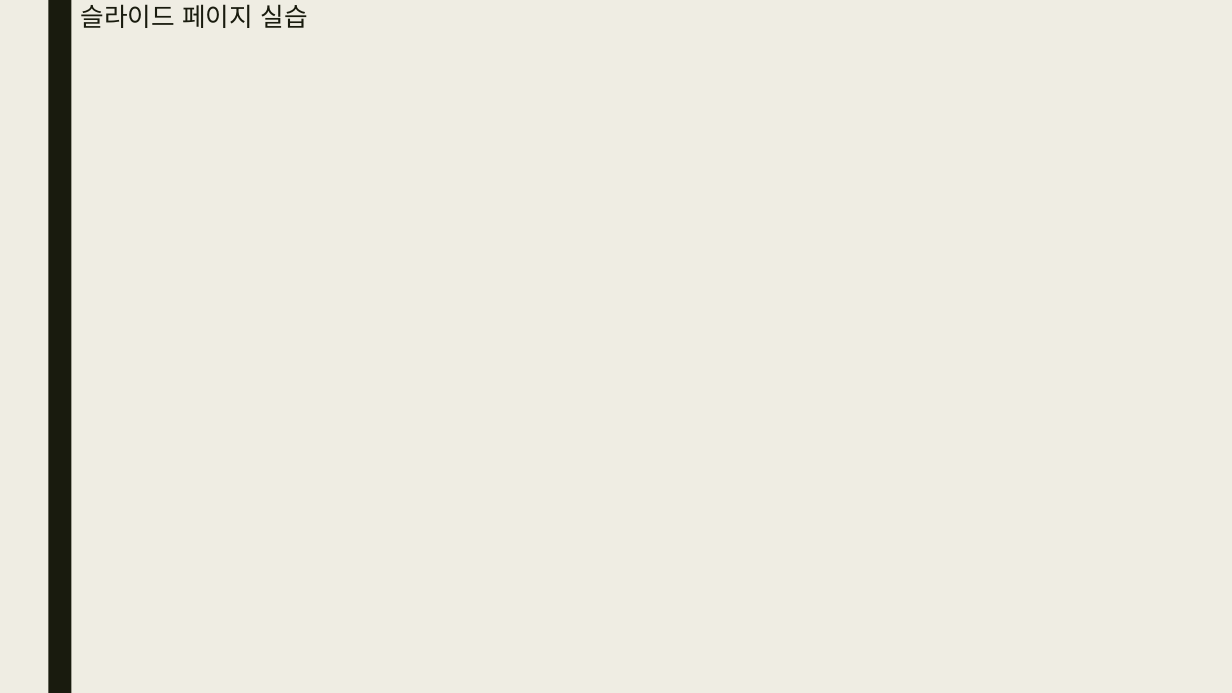
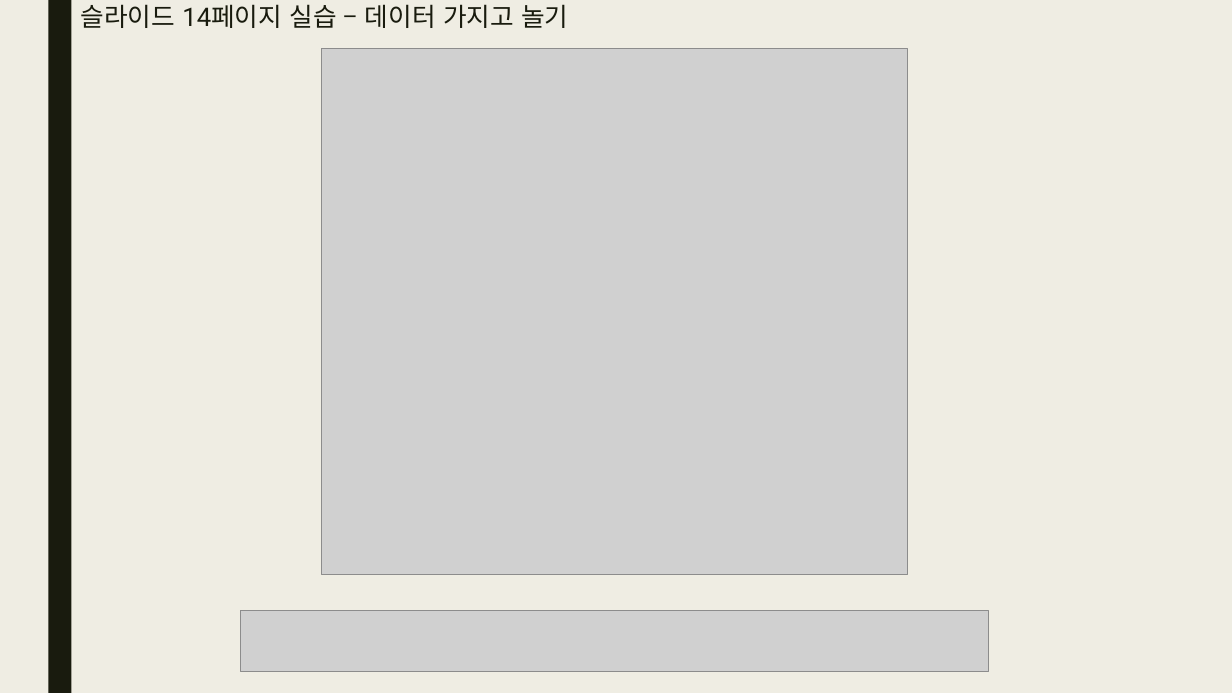
Before and after one commit to bino0130/politec-database, a slide deck: slide 34 of 데이터베이스프로그래밍 과제/20230518 데이터베이스 3강 과제 남정현.pptx (slide 27 before the commit). Drawn at 1232x693 pixels with LibreOffice and Linux fonts; fonts in the diff are those of the drawing; grey boxes stand for pictures. Boxes give left, top, right and bottom in pixels: in the first picture for what was removed or moved away, otherwise in the second. Text is boxed around its words. In the diff, an @@ line names an element or a change of style, - is before the commit and + after.

Commit message:
Update 20230518 데이터베이스 3강 과제 남정현.pptx
DB 3강 ppt 과제 업데이트

```diff
--- a/데이터베이스프로그래밍 과제/20230518 데이터베이스 3강 과제 남정현.pptx
+++ b/데이터베이스프로그래밍 과제/20230518 데이터베이스 3강 과제 남정현.pptx
@@ title at [81,4,568,28]: text changed @@
-슬라이드 페이지 실습
+슬라이드 14페이지 실습 – 데이터 가지고 놀기
@@ picture added at [322,48,908,575] @@
@@ picture added at [240,611,989,672] @@
```
Also in this commit, not shown: 12 other slides changed, 35 slides added.
